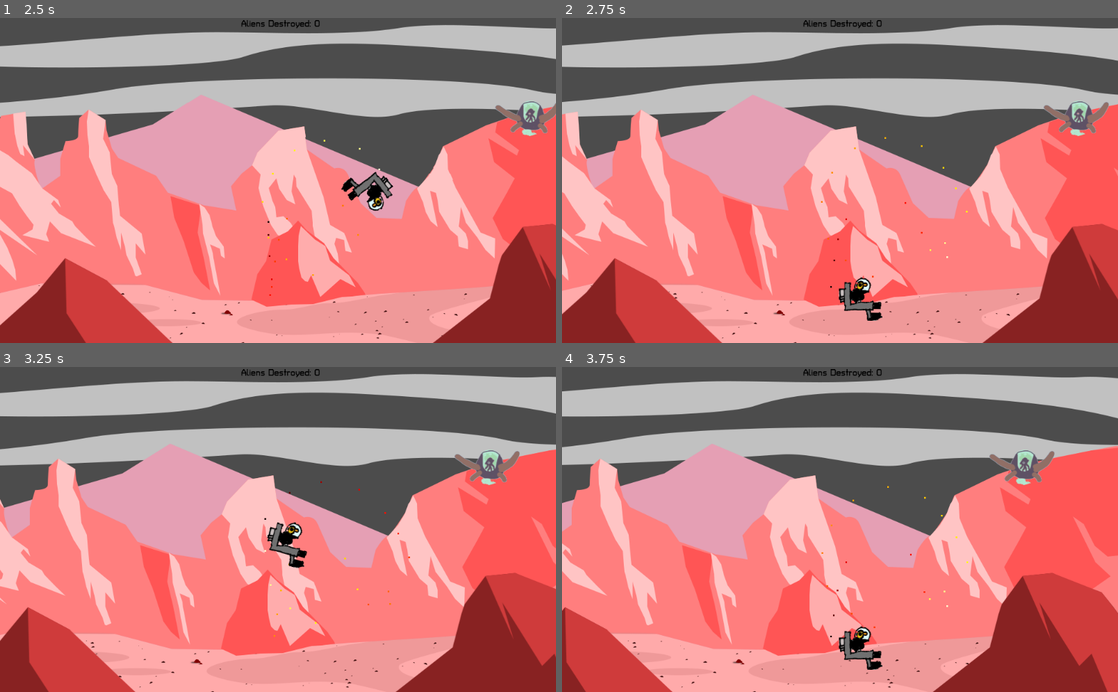
Above: before the commit, frames 1-4 (two rows, left to right).
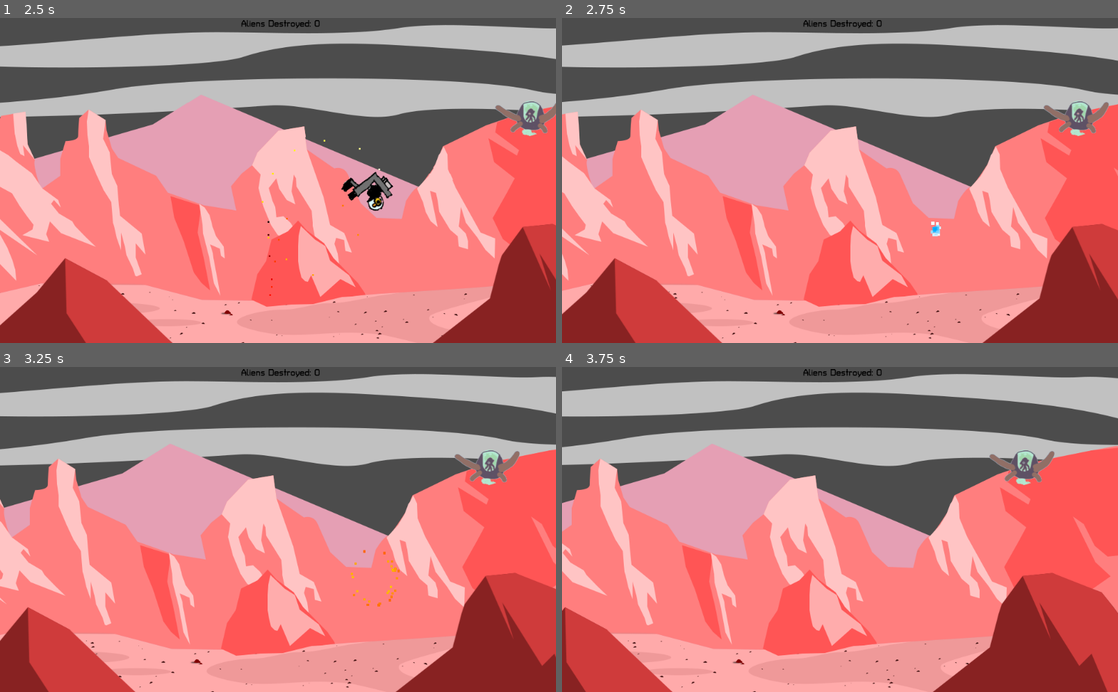
Above: after the commit, the same moments.

Repository: the-g-force/FamJam-January2021
Game: Godot game, scene res://src/Level.tscn
The game is run twice, just before and just after one commit, with the same random seed, the same clock (stepped at 60 frames per second) and the same inputs.
Inputs:
- Up to frame 1 (2.5 s): tap Enter at 0.5 s; hold D (move_right) 0.53-1.28 s; tap Space (fire) at 0.6, 1.35, 2.1 s; hold S (move_down) 1.28-2.03 s; hold D (move_right) from 2.03 s (still down)
- Up to frame 2 (2.75 s): keep holding D (move_right)
- Up to frame 3 (3.25 s): release D (move_right) at 2.78 s; hold W (move_up) from 2.78 s (still down); tap Space (fire) at 2.85 s
- Up to frame 4 (3.75 s): release W (move_up) at 3.53 s; hold A (move_left) from 3.53 s (still down); tap Space (fire) at 3.6 s

Frame 1 is identical in both runs. In frame 2, 0.7% of the frame differs, in the area x 46-73%, y 36-94%; in frame 3, 0.7%, in the area x 47-74%, y 35-84%; in frame 4, 0.6%.
Error before the commit: Attempt to call function 'get_global_transform' in base 'null instance' on a null instance. (res://src/Duck.gd:59)

Commit message:
Fix path error that caused game to crash on death

Diff:
--- a/project/src/Duck.gd
+++ b/project/src/Duck.gd
@@ -56,7 +56,7 @@
 		_explosionfollow.unit_offset = lerp(0,1,_time_elapsed)
 		if _time_elapsed >= 0.9:
 			var _explosion:Node2D = load("res://src/Explosion.tscn").instance()
-			_explosion.position = $Explosionpath/PathFollow2D/Sprite.get_global_transform().origin
+			_explosion.position = $Explosionpath/PathFollow2D/JetDuck/Sprite.get_global_transform().origin
 			get_tree().get_root().add_child(_explosion)
 			queue_free()
 
